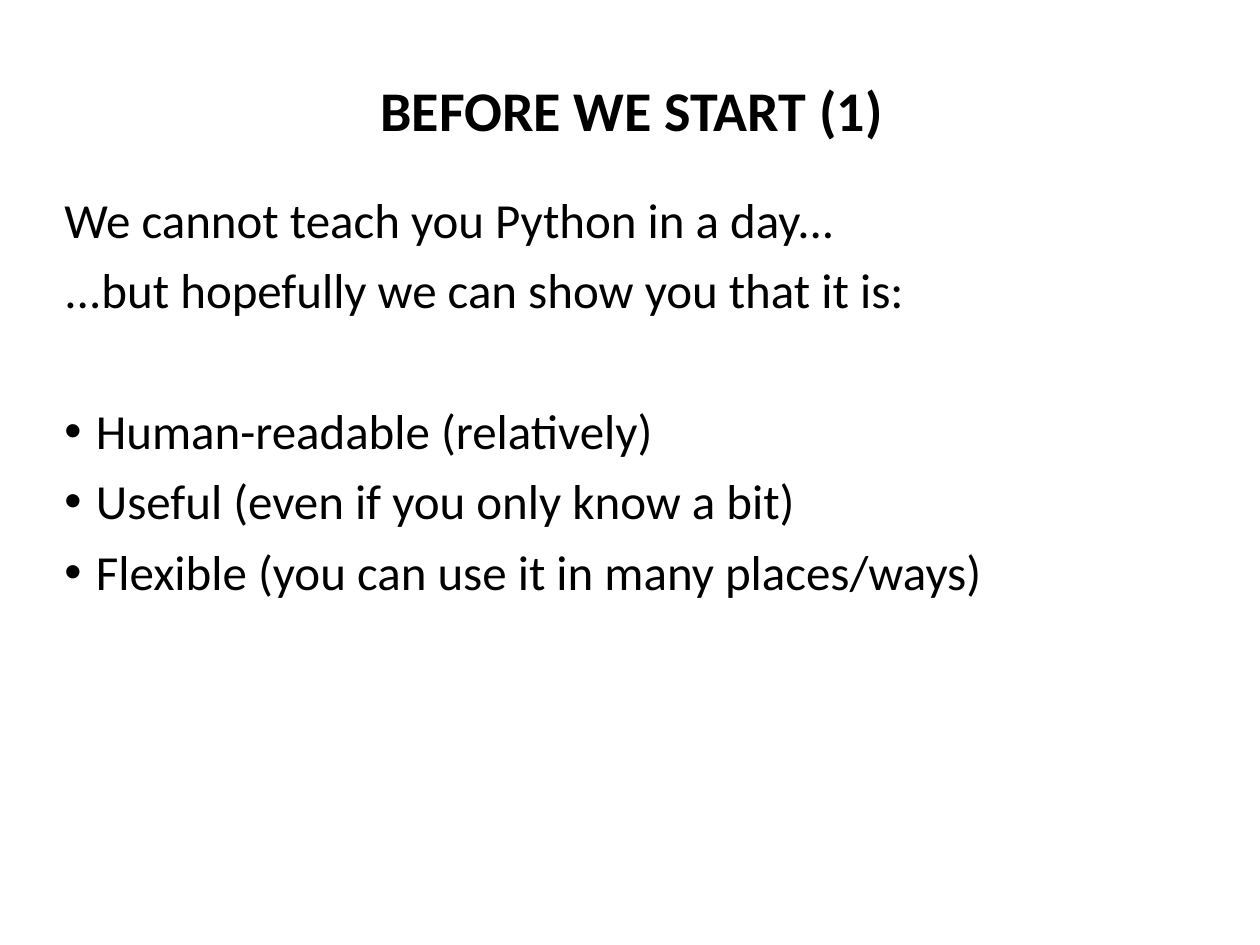
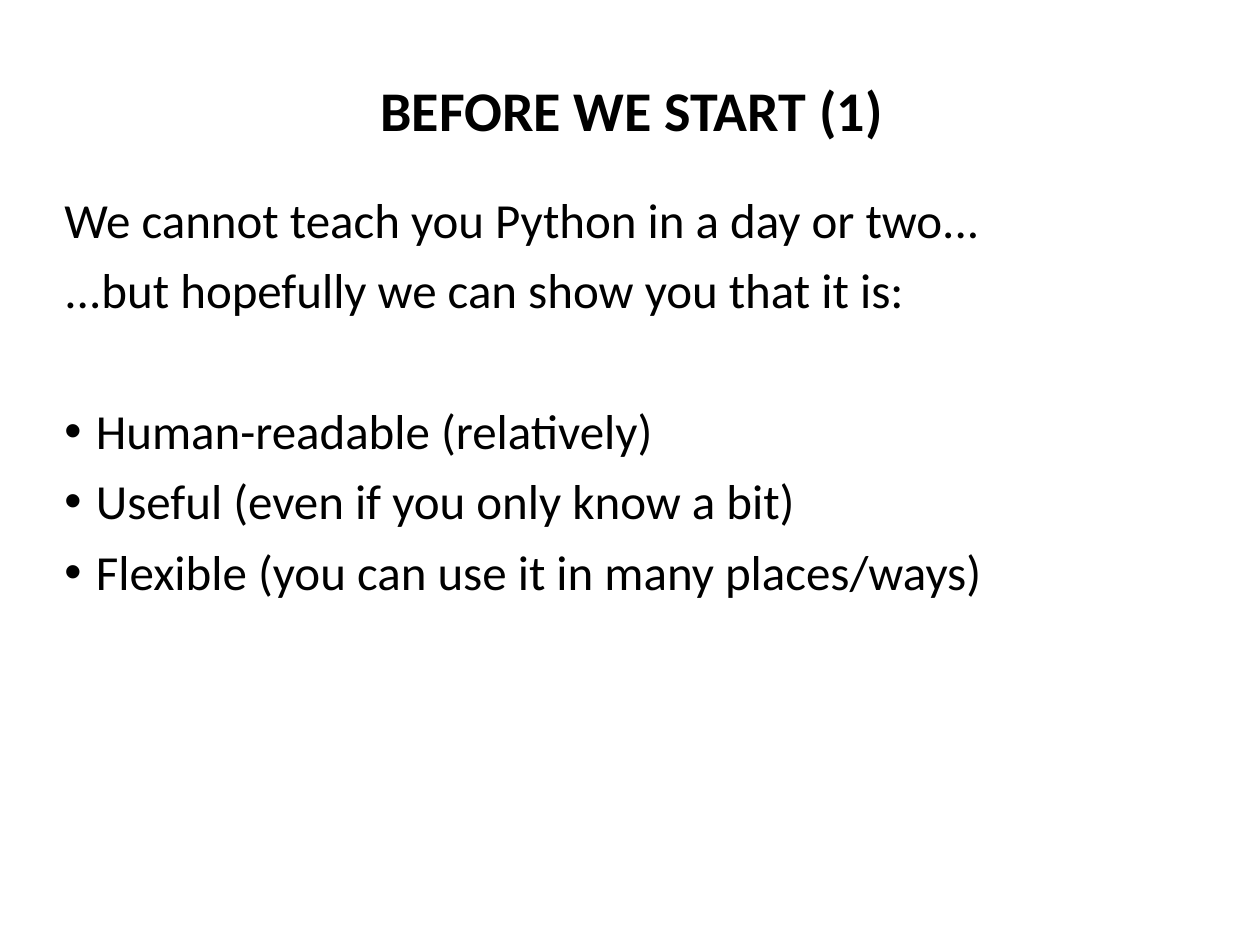
Before and after one commit to ncasuk/ncas-isc, a slide deck: slide 2 of python/presentations/learning_python/01_ceda-intro.pptx. Drawn at 1260x945 pixels with LibreOffice and Linux fonts; fonts in the diff are those of the drawing; background and template pictures are left out. Boxes give left, top, right and bottom in pixels: in the first picture for what was removed or moved away, otherwise in the second. Text is boxed around its words. In the diff, an @@ line names an element or a change of style, - is before the commit and + after.

```diff
--- a/python/presentations/learning_python/01_ceda-intro.pptx
+++ b/python/presentations/learning_python/01_ceda-intro.pptx
@@ text at bbox=[64, 204, 980, 246]: text changed @@
-We cannot teach you Python in a day...
+We cannot teach you Python in a day or two...
```
Also in this commit, not shown: 13 other files.
